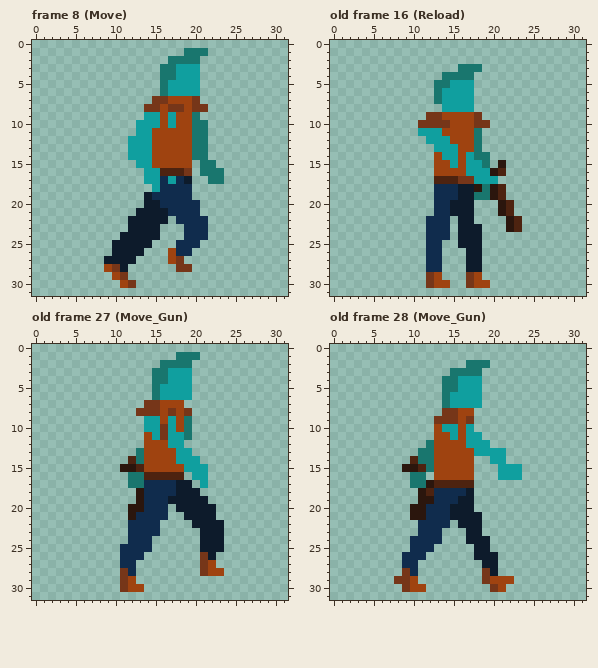
Pixel-art file: Assets/Sprites/ase/human.aseprite. The picture above is the old version.
32x32 pixels, 46 frames. Shown: frame 8 (Move), old frame 16 (Reload), old frame 27 (Move_Gun), old frame 28 (Move_Gun). The commit also changed other frames, which this record leaves out.
New version:
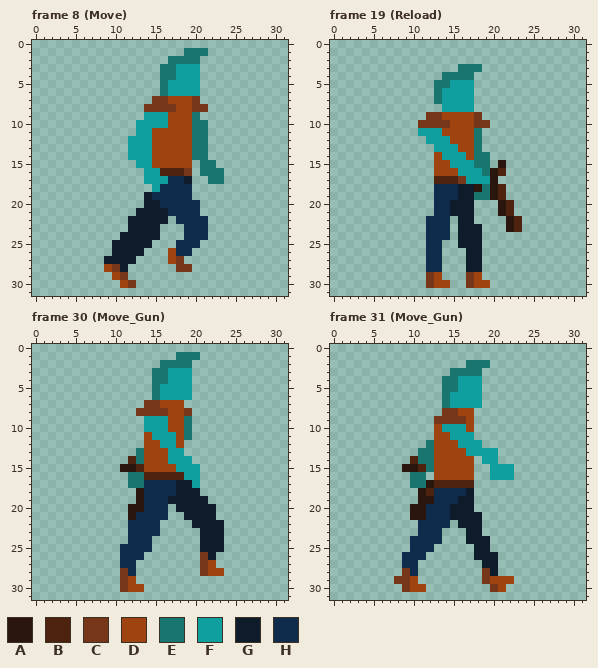
Palette (. is transparent): A #2b160d  B #4d2310  C #763619  D #9f4310  E #19766e  F #109f9f  G #0d1b2b  H #102c4d
A new or re-ordered frame is compared with the old frame closest to it.
Changes in this commit:
frames 46 -> 52
Frame 8 (Move), layer "left_hand":
y 8: x 16 D -> C; x 18 C -> D
y 9..10: x 16..17 DF -> FD
y 17: x 16..17 HF -> FH
Frame 19 (Reload) is new; against old frame 16 (Reload), layer "left_hand":
y 14: x 16..17 DF -> FD
y 15: x 16 D -> F; x 18 F -> E
y 16: x 16 D -> F; x 19 F -> E
y 17: x 17 C -> F; x 20 F -> A
Frame 30 (Move_Gun) against old frame 27 (Move_Gun), layer "left_hand":
y 8: x 16..17 DC -> CD
y 9: x 16..17 DF -> FD
y 10: x 16..17 CF -> FD
y 11: x 16 C -> F; x 18 F -> D
y 12: x 16 D -> F; x 18 F -> D
y 13: x 17 D -> F; x 19 F -> .
y 14: x 17 D -> F; x 20 F -> .
y 15: x 18 D -> F; x 21 F -> .
y 16: x 19 . -> F; x 21 F -> .
y 17: x 20..21 .F -> F.
Frame 31 (Move_Gun) against old frame 28 (Move_Gun), layer "left_hand":
y 9: x 16..17 DC -> CD
y 10: x 16..17 DF -> FD
y 11: x 16 D -> F; x 18 F -> .
y 12: x 16 D -> F; x 19 F -> .
y 13: x 17 D -> F; x 21 F -> .
y 14: x 19 . -> F; x 21 F -> .
y 15..16: x 20 . -> F; x 23 F -> .
Boxes around the changes in both pictures, in picture pixels (x1, y1, x2, y2):
changed: (160, 104, 184, 128)
changed: (160, 176, 176, 184)
changed: (458, 152, 498, 184)
changed: (160, 408, 208, 488)
changed: (458, 416, 522, 480)
